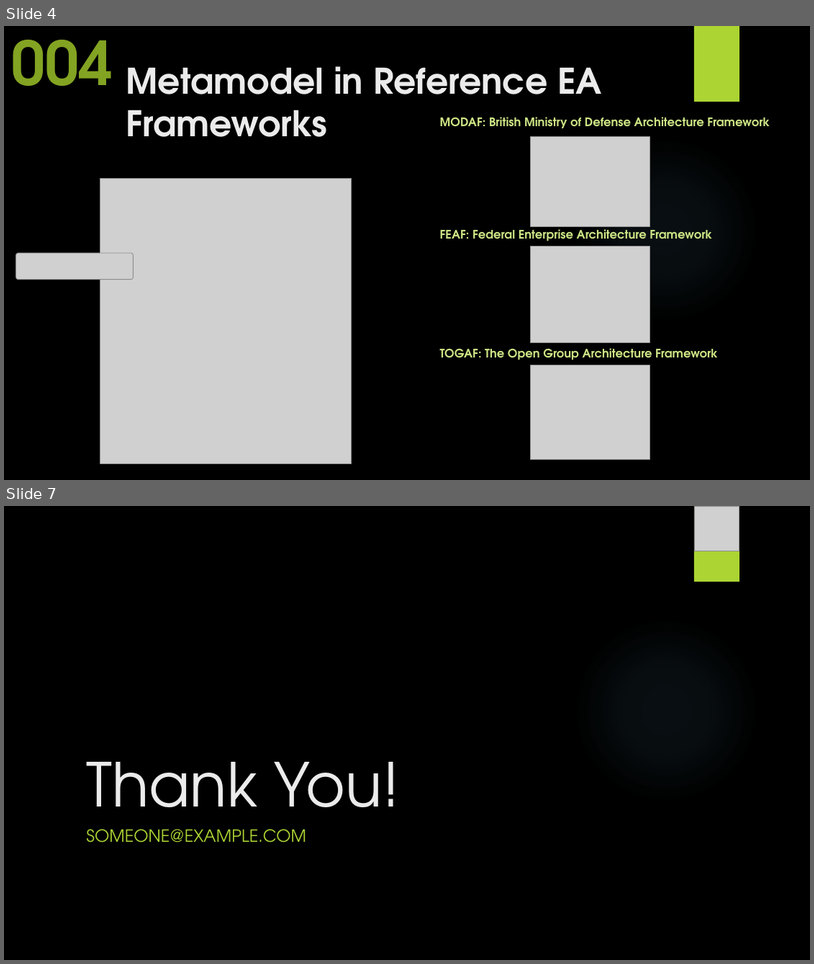
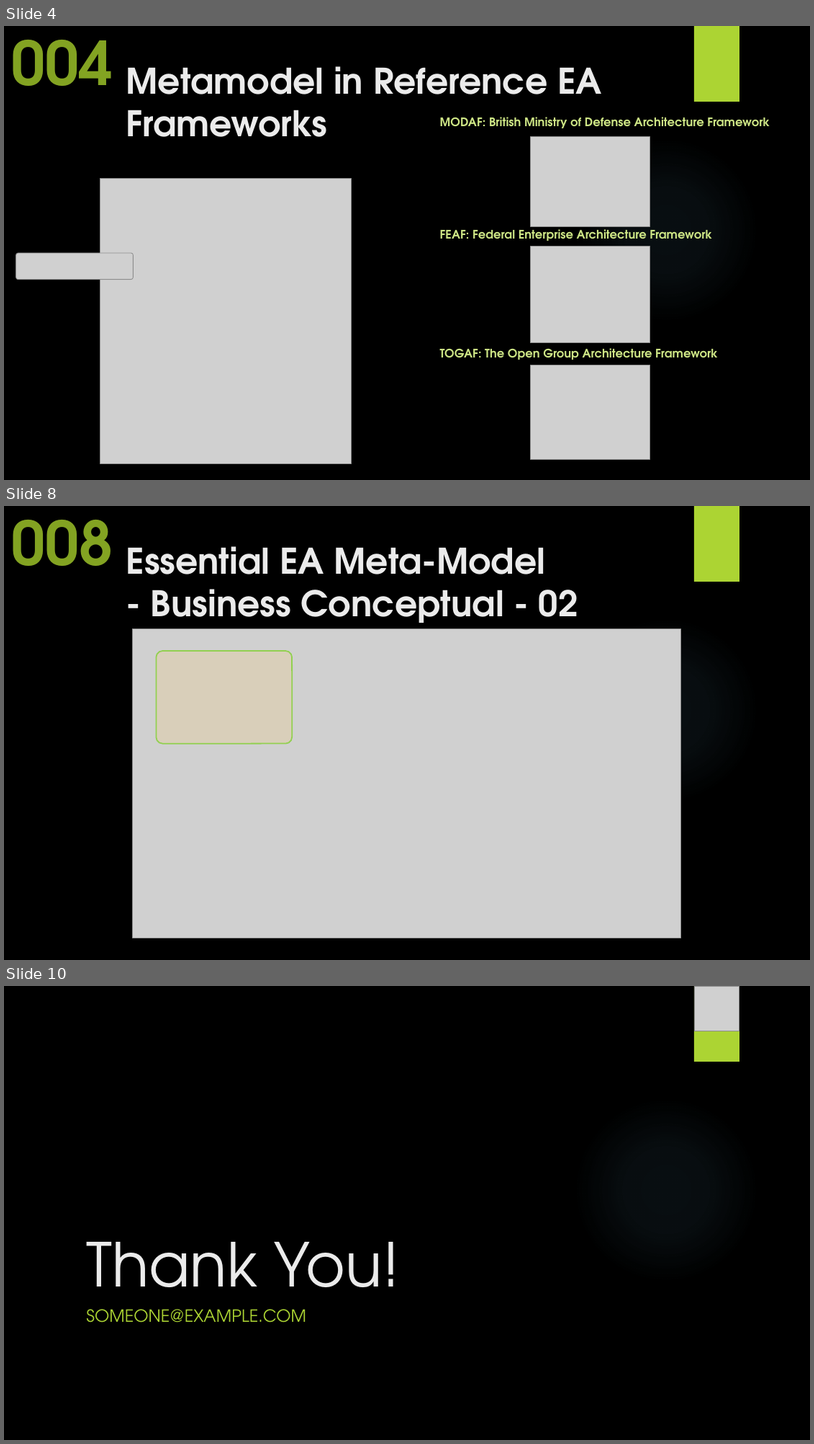
Before and after one commit to yasenstar/EA_MetaModel, a slide deck: Master_EAS_Meta-Model.pptx. Shown one above the other, each under a label of ours: slides 4 and 7 before the commit, slides 4, 8 and 10 after it; the slides between them are not shown. The pictures are 814x964 and 814x1444 pixels, drawn with LibreOffice and Linux fonts; fonts in the diff are those of the drawing; grey boxes stand for pictures; background and template pictures are left out. Boxes give left, top, right and bottom in pixels: in the first picture for what was removed or moved away, otherwise in the second. Text is boxed around its words. In the diff, an @@ line names an element or a change of style, - is before the commit and + after.

```diff
--- a/Master_EAS_Meta-Model.pptx
+++ b/Master_EAS_Meta-Model.pptx
@@ slide 8 added at bbox=[4, 506, 810, 960], background picture (left out); not listed: 2 template elements that a slide beside it also shows @@
@@ text added at bbox=[11, 520, 113, 566], 72 pt, text #83A322, bold @@
+008
@@ title added at bbox=[126, 546, 579, 631], 42 pt, text #EBEBEB, bold @@
+Essential EA Meta-Model
+- Business Conceptual - 02
@@ picture added at bbox=[132, 629, 681, 938] @@
@@ rounded rectangle added at bbox=[157, 651, 293, 743], fill #FFCC66 at 20% opacity, outline #92D050 1.5 pt @@
@@ what was slide 7 is now slide 10 @@
```
Also in this commit, not shown: 2 slides changed, 2 other slides added, 3 other files.
